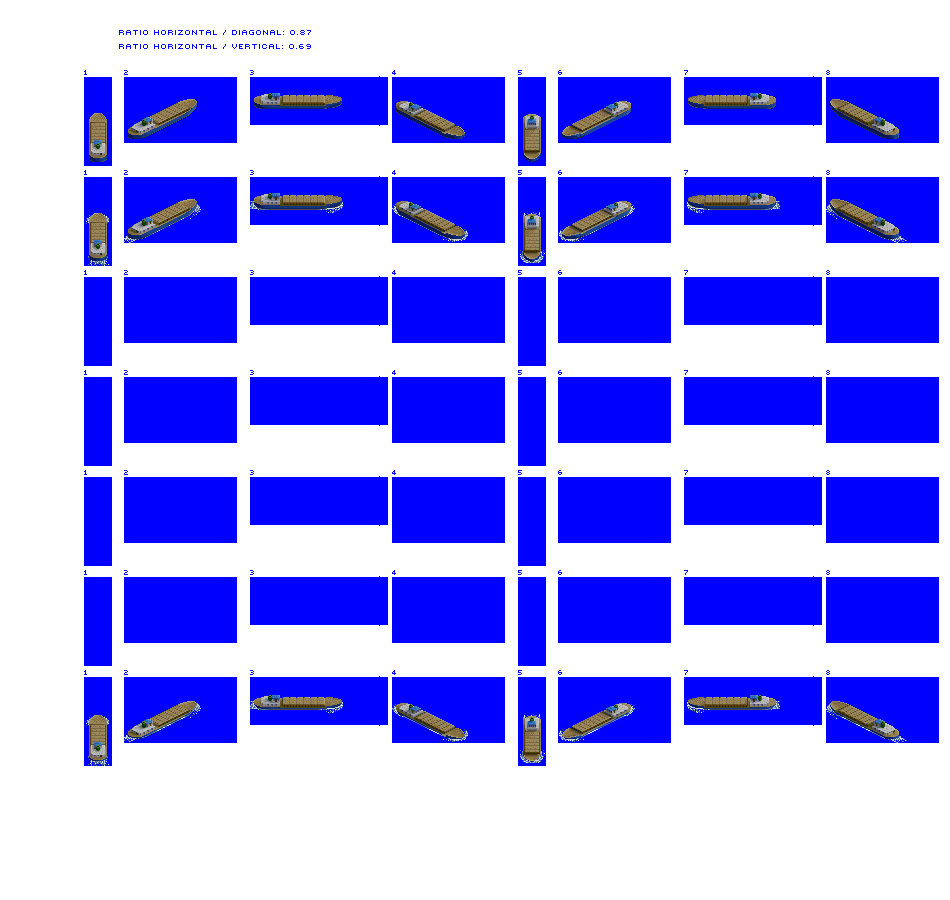
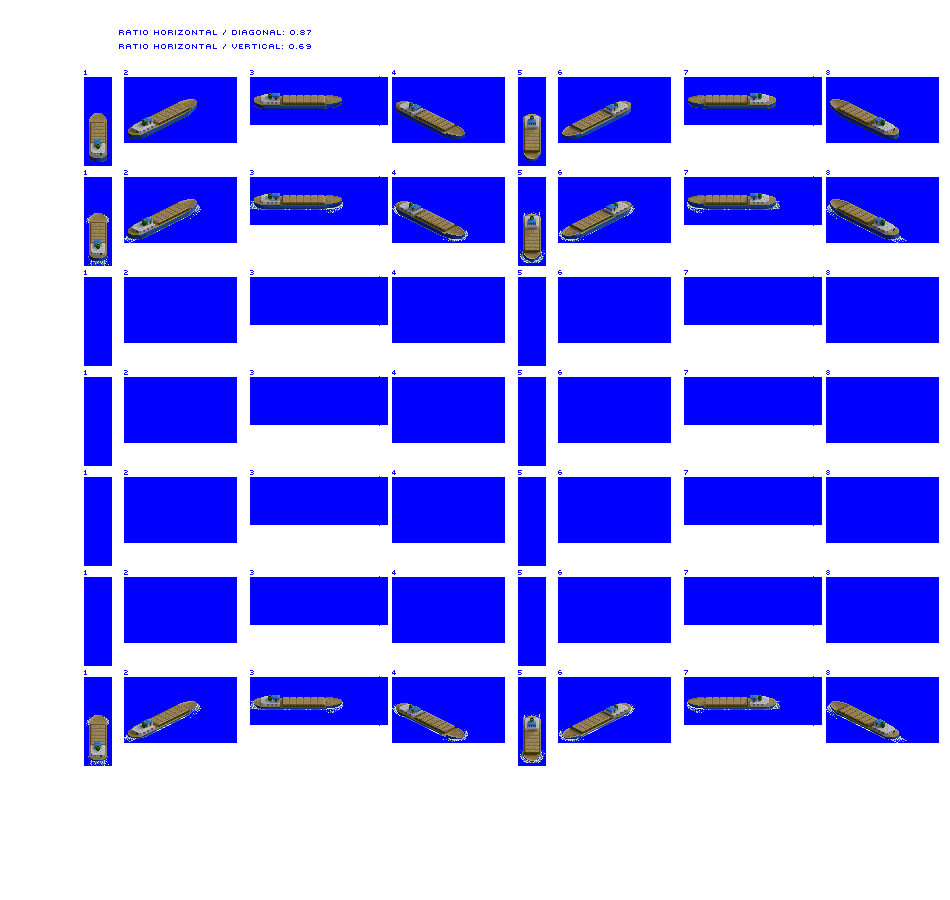
Layers edited between the first and the second 950x900 image:
painted on "prop / bow wash" over 282, 209, 753, 710
